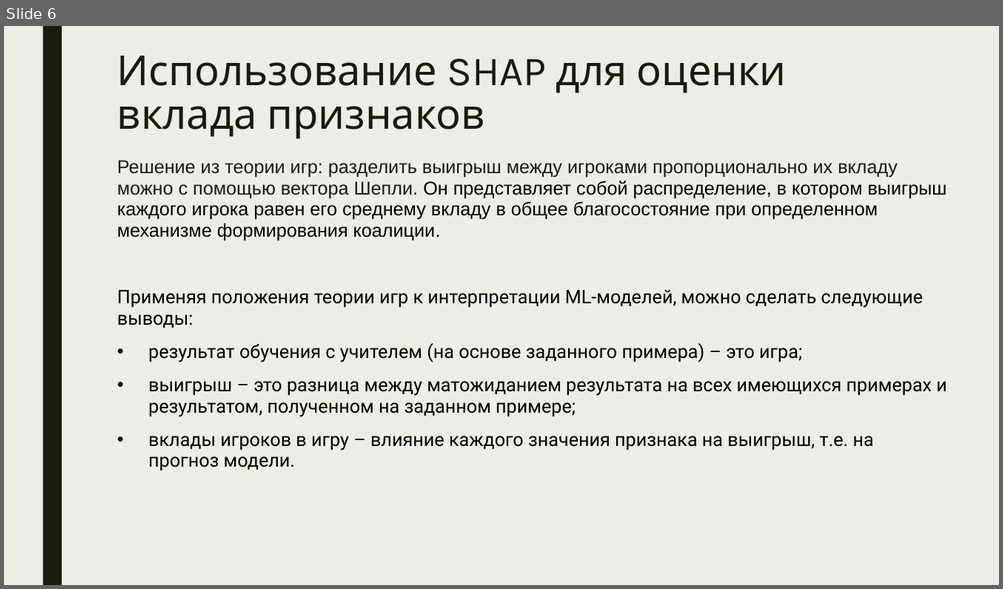
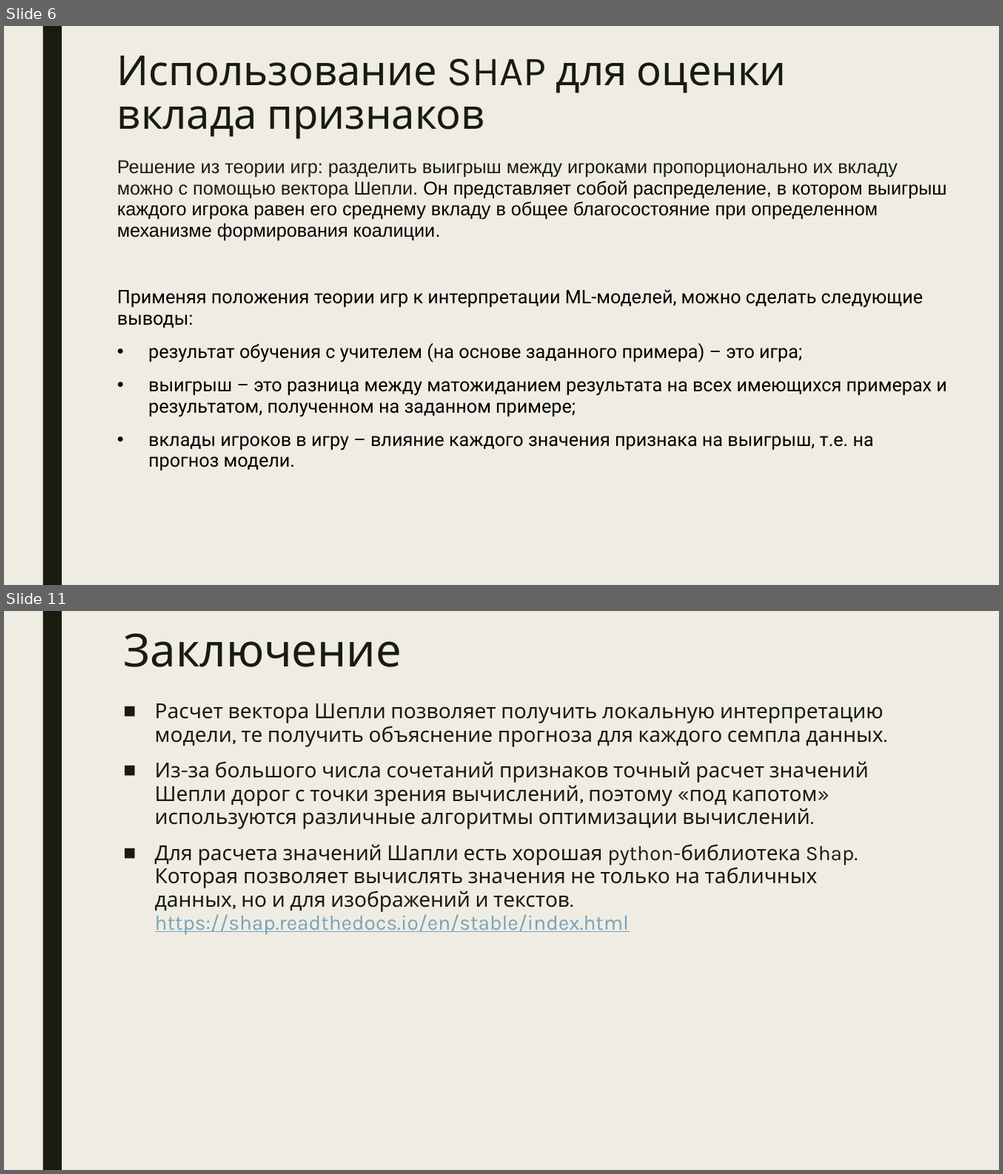
Before and after one commit to Dmitry513/Shap_training, a slide deck: Shap_for_model_interpretation.pptx. Shown one above the other, each under a label of ours: slide 6 before the commit, slides 6 and 11 after it; the slides between them are not shown. The pictures are 1003x589 and 1003x1174 pixels, drawn with LibreOffice and Linux fonts; fonts in the diff are those of the drawing. Boxes give left, top, right and bottom in pixels: in the first picture for what was removed or moved away, otherwise in the second. Text is boxed around its words. In the diff, an @@ line names an element or a change of style, - is before the commit and + after.

```diff
--- a/Shap_for_model_interpretation.pptx
+++ b/Shap_for_model_interpretation.pptx
@@ slide 11 added at (4,611,999,1170), background #EFEDE3; not listed: 1 template element that a slide beside it also shows @@
@@ title added at (123,633,401,667), 44 pt, text #191B0E @@
+Заключение
@@ text added at (155,703,883,935), 20 pt, text #191B0E @@
+■ Расчет вектора Шепли позволяет получить локальную интерпретацию модели, те получить объяснение прогноза для каждого семпла данных.
+■ Из-за большого числа сочетаний признаков точный расчет значений Шепли дорог с точки зрения вычислений, поэтому «под капотом» используются различные алгоритмы оптимизации вычислений.
+■ Для расчета значений Шапли есть хорошая python-библиотека Shap. Которая позволяет вычислять значения не только на табличных данных, но и для изображений и текстов. https://shap.readthedocs.io/en/stable/index.html
```
Also in this commit, not shown: 3 slides changed, 2 other slides added, 1 other file.
